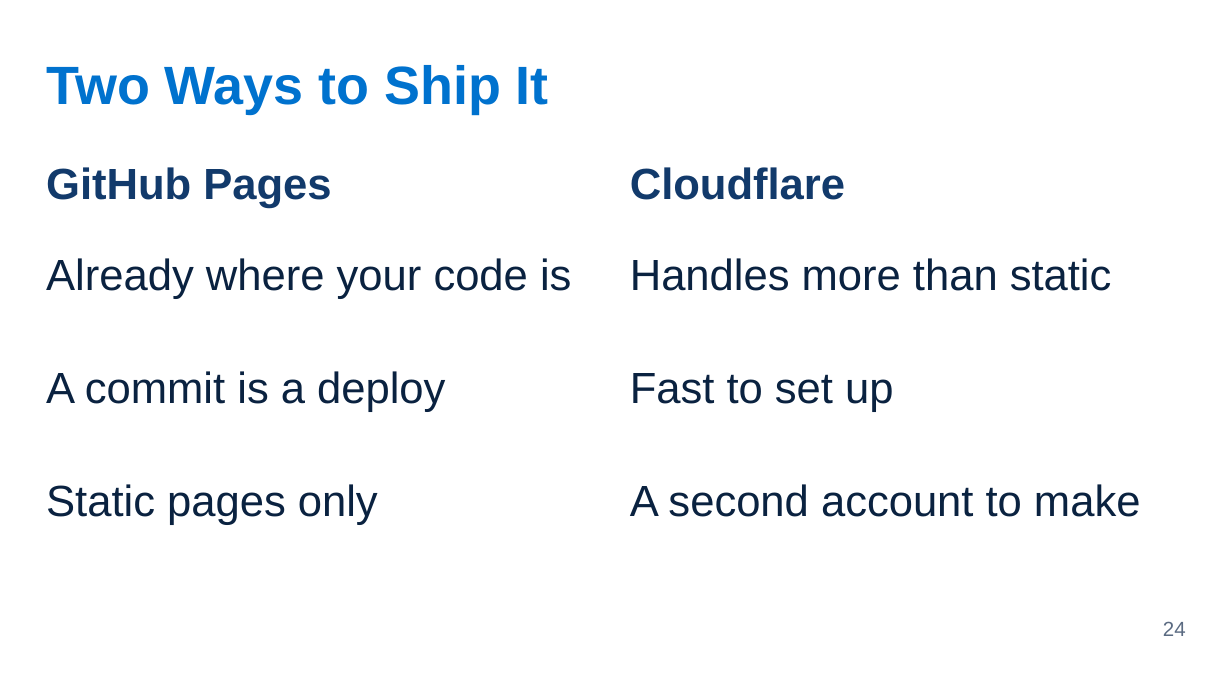
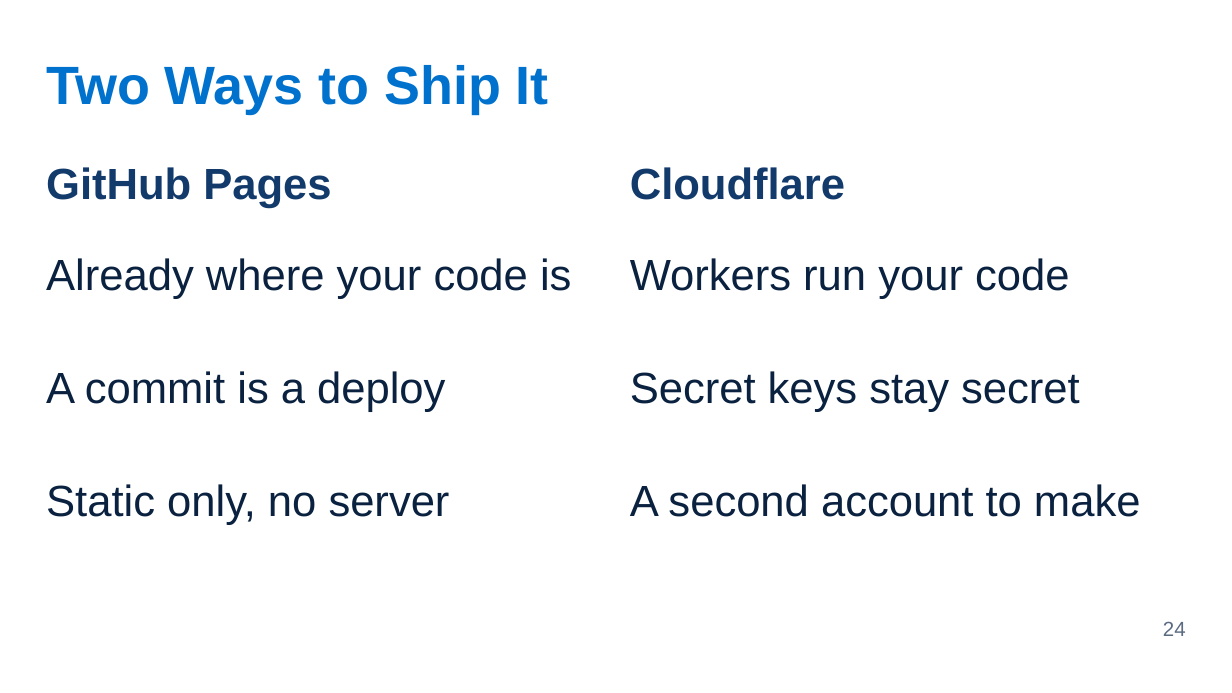
Before and after one commit to Victor-Palacios/SLaiDES, a slide deck: slide 24 of examples/pptx/immersion-2-3-making-it-demoable.pptx. Drawn at 1232x693 pixels with LibreOffice and Linux fonts; fonts in the diff are those of the drawing. Boxes give left, top, right and bottom in pixels: in the first picture for what was removed or moved away, otherwise in the second. Text is boxed around its words. In the diff, an @@ line names an element or a change of style, - is before the commit and + after.

```diff
--- a/examples/pptx/immersion-2-3-making-it-demoable.pptx
+++ b/examples/pptx/immersion-2-3-making-it-demoable.pptx
@@ text at (x1=630, y1=258, x2=1069, y2=299): text changed @@
-Handles more than static
+Workers run your code
@@ text at (x1=630, y1=371, x2=1080, y2=412): text changed @@
-Fast to set up
+Secret keys stay secret
@@ text at (x1=46, y1=484, x2=450, y2=525): text changed @@
-Static pages only
+Static only, no server
```
Also in this commit, not shown: 7 other files.
